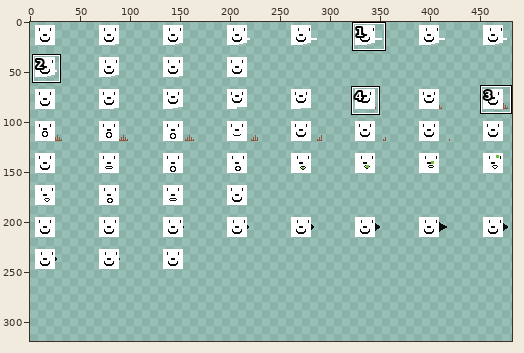
A sprite sheet gets an edit: blockAtks.png. Above, an overview of the earlier version with the close-up marked.
Close-up. Earlier state:
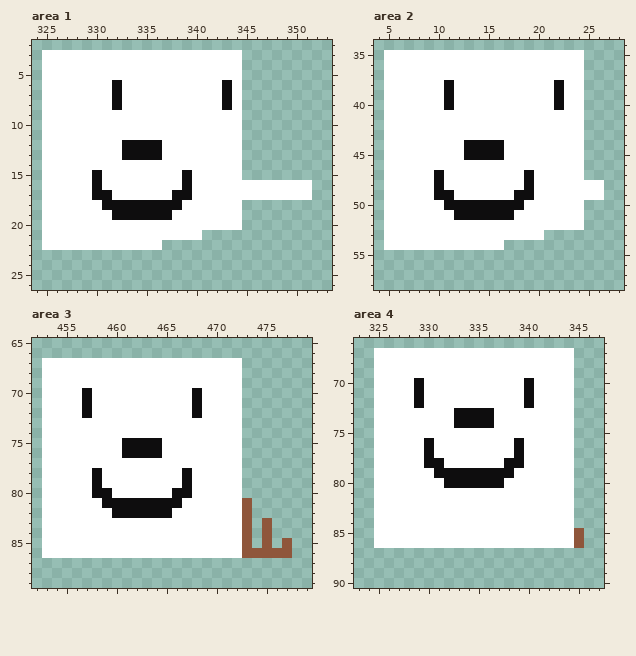
The file is 512x512 pixels. Shown: area 1: x 324..353, y 2..26; area 2: x 4..28, y 34..58; area 3: x 452..479, y 65..89; area 4: x 323..347, y 66..90. The wide view leaves out empty margins. The commit also changed other parts of the picture, which this record leaves out.
And afterwards:
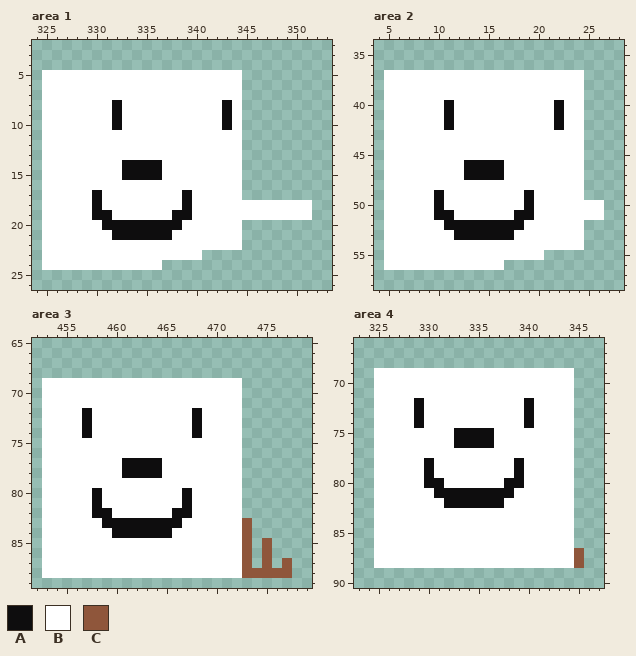
Palette (. is transparent): A #0e0d0e  B #ffffff  C #8f563b
The edit:
Changed rows in their new state; - is an unchanged pixel.
Area 1:
first column x 325:
 3 ....................-------
 4 ....................-------
 6 -------B----------B--------
 7 -------B----------B--------
 9 -------A----------A--------
10 -------A----------A--------
12 --------BBBB---------------
13 --------BBBB---------------
14 --------AAAA---------------
15 -----B--AAAA--B------------
16 -----B--------B-----.......
17 ------B------B------.......
18 -----ABBBBBBBBA-----BBBBBBB
19 -----AABBBBBBAA-----BBBBBBB
20 ------AAAAAAAA-------------
21 -------AAAAAA---BBBB-------
22 ------------BBBBBBBB-------
23 BBBBBBBBBBBBBBBB-----------
24 BBBBBBBBBBBB---------------
Area 2:
first column x 5:
35 ....................--
36 ....................--
38 ------B----------B----
39 ------B----------B----
41 ------A----------A----
42 ------A----------A----
44 --------BBBB----------
45 --------BBBB----------
46 --------AAAA----------
47 -----B--AAAA--B-------
48 -----B--------B-----..
49 ------B------B------..
50 -----ABBBBBBBBA-----BB
51 -----AABBBBBBAA-----BB
52 ------AAAAAAAA--------
53 -------AAAAAA---BBBB--
54 ------------BBBBBBBB--
55 BBBBBBBBBBBBBBBB------
56 BBBBBBBBBBBB----------
Area 3:
first column x 453:
67 ....................-----
68 ....................-----
70 ----B----------B---------
71 ----B----------B---------
73 ----A----------A---------
74 ----A----------A---------
75 --------BBBB-------------
76 --------BBBB-------------
77 --------AAAA-------------
78 -----B--AAAA--B----------
79 -----B--------B----------
80 ------B------B-----------
81 -----ABBBBBBBBA-----.----
82 -----AABBBBBBAA-----.----
83 ------AAAAAAAA--------.--
84 -------AAAAAA---------.--
85 ------------------------.
86 ---------------------.-..
87 BBBBBBBBBBBBBBBBBBBBC-C-C
88 BBBBBBBBBBBBBBBBBBBBCCCCC
Area 4:
first column x 325:
67 ....................-
68 ....................-
70 ----B----------B-----
71 ----B----------B-----
73 ----A---BBBB---A-----
74 ----A---BBBB---A-----
75 --------AAAA---------
76 -----B--AAAA--B------
77 -----B--------B------
78 ------B------B-------
79 -----ABBBBBBBBA------
80 -----AABBBBBBAA------
81 ------AAAAAAAA-------
82 -------AAAAAA--------
85 --------------------.
86 --------------------.
87 BBBBBBBBBBBBBBBBBBBBC
88 BBBBBBBBBBBBBBBBBBBBC
